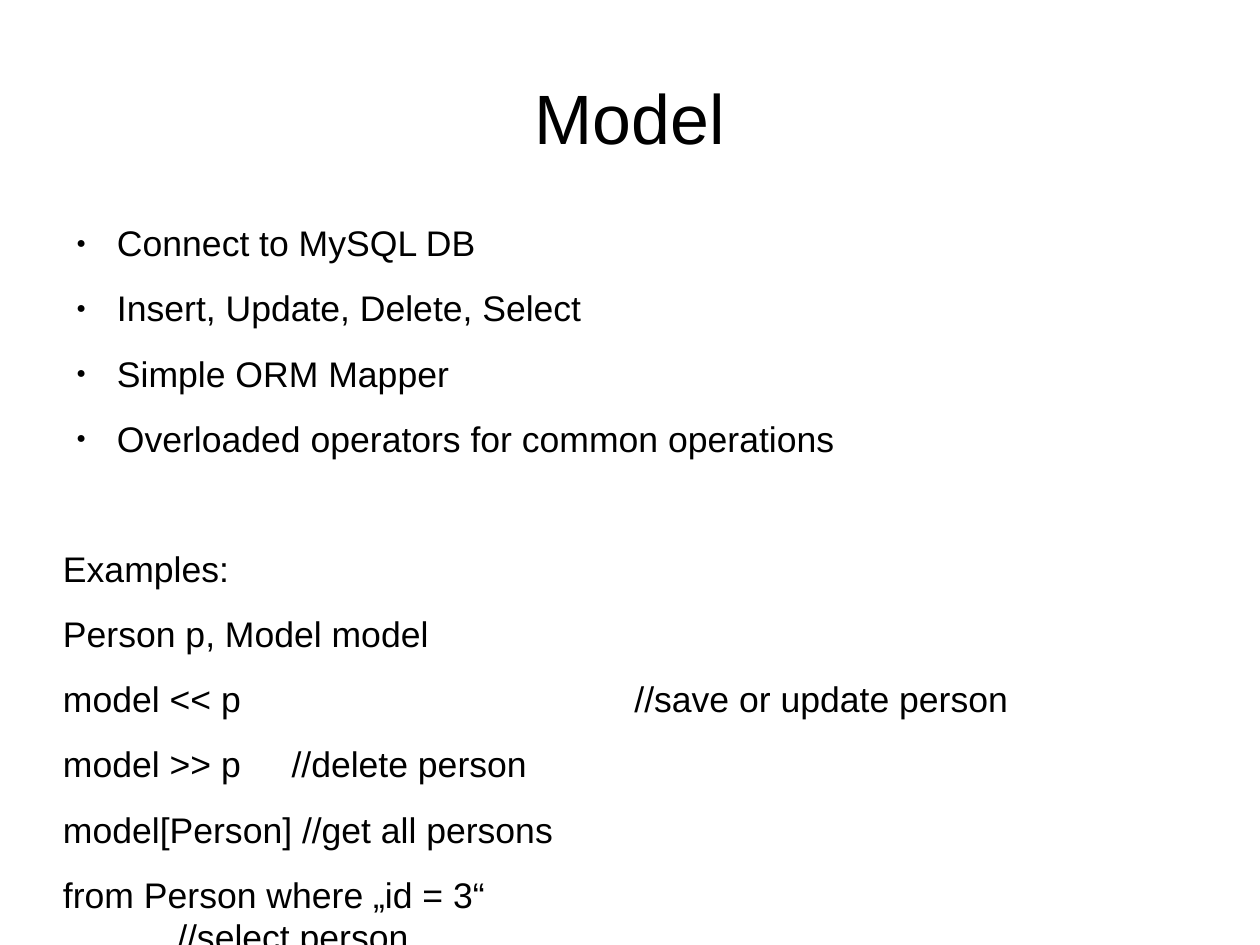
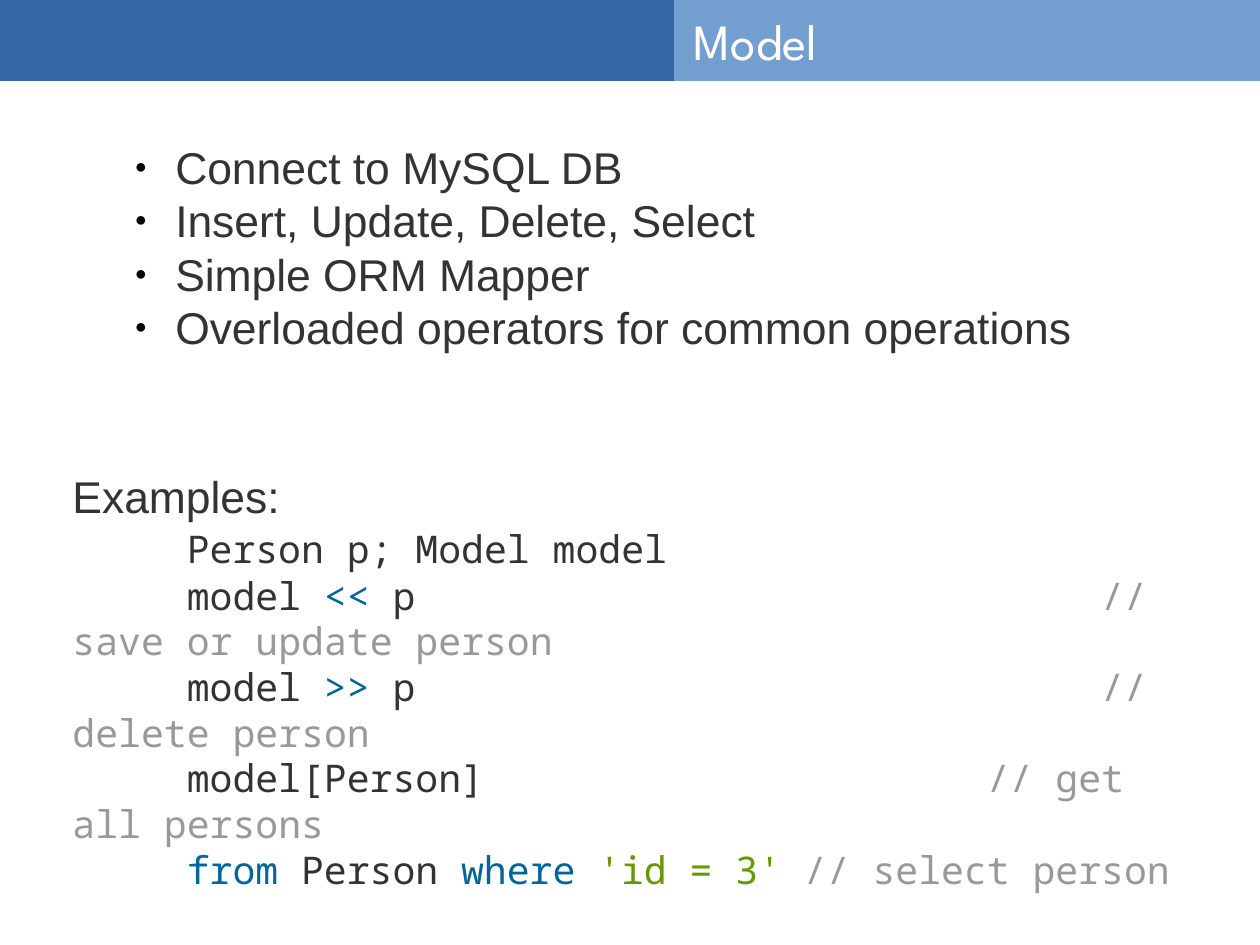
Before and after one commit to csam1810/dsl2014, a slide deck: slide 3 of dslProjectPresentation.odp. Drawn at 1260x945 pixels with LibreOffice and Linux fonts; fonts in the diff are those of the drawing. Boxes give left, top, right and bottom in pixels: in the first picture for what was removed or moved away, otherwise in the second. Text is boxed around its words. In the diff, an @@ line names an element or a change of style, - is before the commit and + after.

```diff
--- a/dslProjectPresentation.odp
+++ b/dslProjectPresentation.odp
@@ rectangle added at [0,0,1260,81], fill #3465A4, outline #3465A4 0 pt @@
@@ rectangle added at [676,0,1260,81], fill #729FCF, outline #729FCF 0 pt @@
@@ title "Model": place and size @@
-title "Model" at [535,93,725,145]
+title "Model" at [694,25,818,61]
@@ title "Model" at [694,25,818,61]: size 44 to 32 pt, font Arial to League Spartan, text colour #000000 to #FFFFFF; alignment centre to left @@
@@ text added at [175,153,1071,353], 28 pt, text #333333 @@
+● Connect to MySQL DB
+● Insert, Update, Delete, Select
+● Simple ORM Mapper
+● Overloaded operators for common operations
@@ text at [117,231,834,459]: paragraphs removed @@
-● Connect to MySQL DB
-● Insert, Update, Delete, Select
-● Simple ORM Mapper
-● Overloaded operators for common operations
@@ text "Examples:": place and size @@
-text "Examples:" at [63,231,1008,913]
+text "Examples:" at [72,480,1170,893]
@@ text at [72,480,279,522]: size 22.4 to 28 pt, text colour #000000 to #333333 in "Examples:"; less space between paragraphs @@
@@ text at [72,534,1170,893]: text changed; size 22.4 to 24 pt; font Arial to Noto Sans Mono; text colour #000000 to #999999 @@
-Person p, Model model
-model << p //save or update person
-model >> p //delete person
-model[Person] //get all persons
-from Person where „id = 3“ //select person
+Person p; Model model
+model << p // save or update person
+model >> p // delete person
+model[Person] // get all persons
+from Person where 'id = 3' // select person
```
Also in this commit, not shown: 8 other slides changed, 1 slide added, 1 other file.
